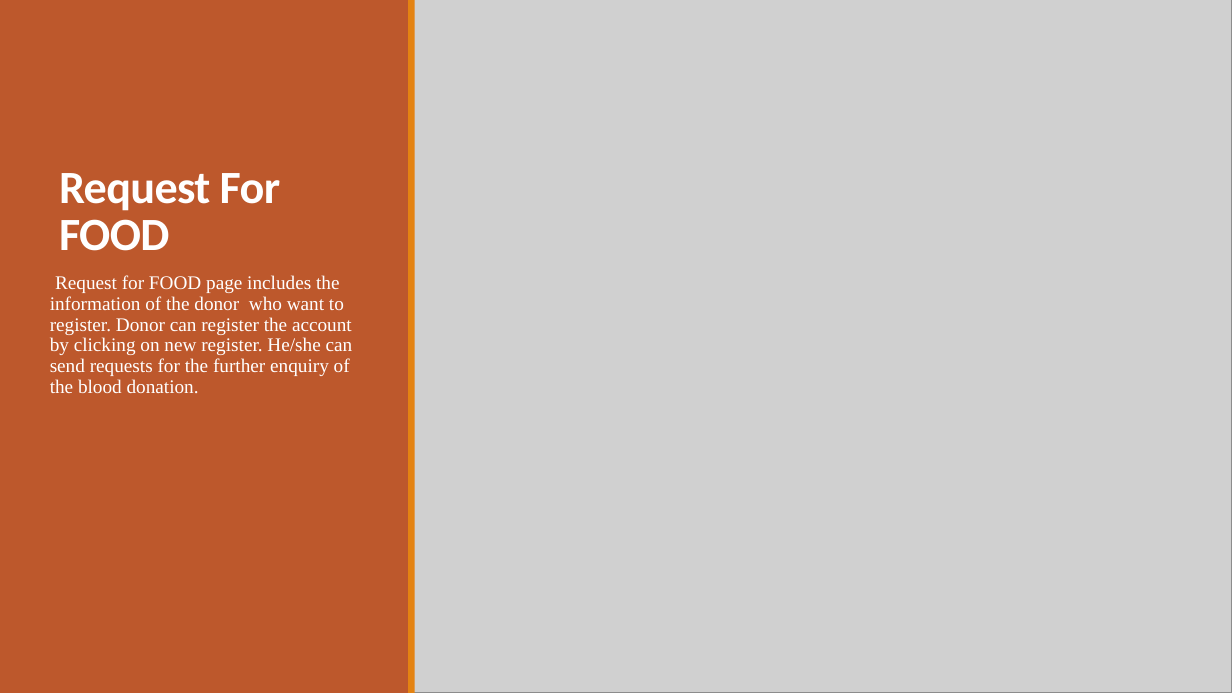
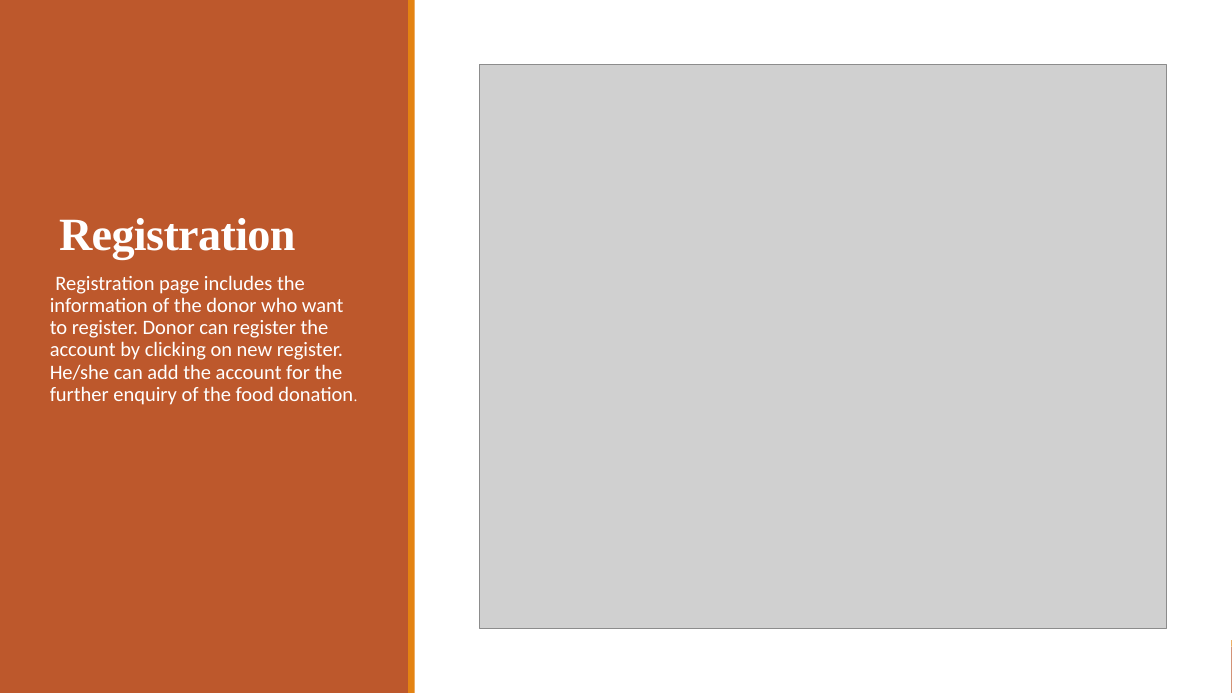
Before and after one commit to srikarpavan/UMKCHackathon_fall2019, a slide deck: slide 6 of doc/Hackthon_feedkc.pptx (slide 7 before the commit). Drawn at 1232x693 pixels with LibreOffice and Linux fonts; fonts in the diff are those of the drawing; grey boxes stand for pictures. Boxes give left, top, right and bottom in pixels: in the first picture for what was removed or moved away, otherwise in the second. Text is boxed around its words. In the diff, an @@ line names an element or a change of style, - is before the commit and + after.

```diff
--- a/doc/Hackthon_feedkc.pptx
+++ b/doc/Hackthon_feedkc.pptx
@@ picture resized from (x1=412, y1=0, x2=1232, y2=693) to (x1=480, y1=65, x2=1166, y2=628) @@
@@ title at (x1=59, y1=218, x2=296, y2=260): text changed; font Calibri to Times New Roman @@
-Request For FOOD
+Registration
@@ text at (x1=50, y1=275, x2=353, y2=405): text changed; size 15 to 16 pt; font Times New Roman to Calibri @@
-  Request for FOOD page includes the information of the donor who want to register. Donor can register the account by clicking on new register. He/she can send requests for the further enquiry of the blood donation.
+  Registration page includes the information of the donor who want to register. Donor can register the account by clicking on new register. He/she can add the account for the further enquiry of the food donation.
```
Also in this commit, not shown: 4 other slides changed.
